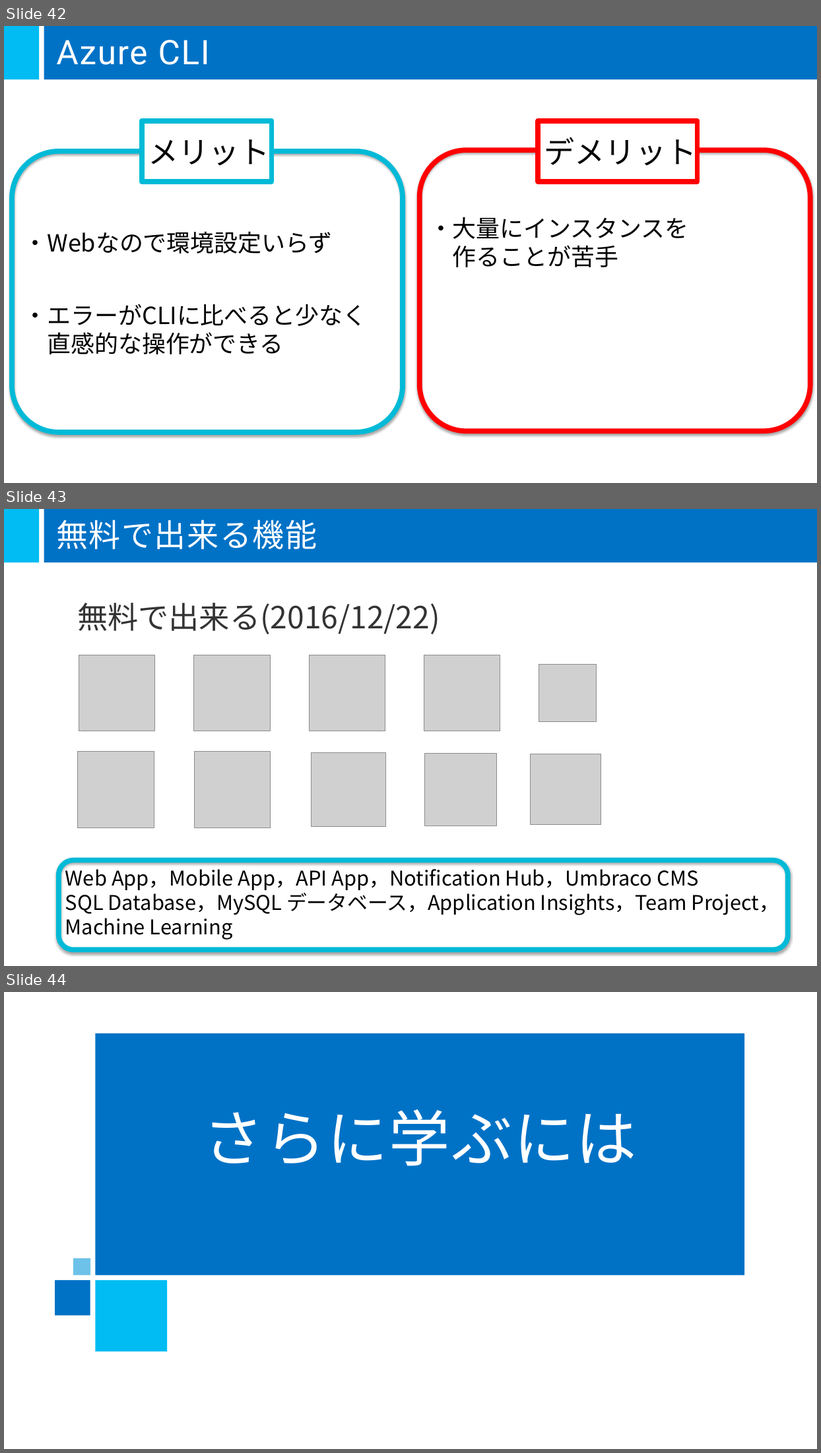
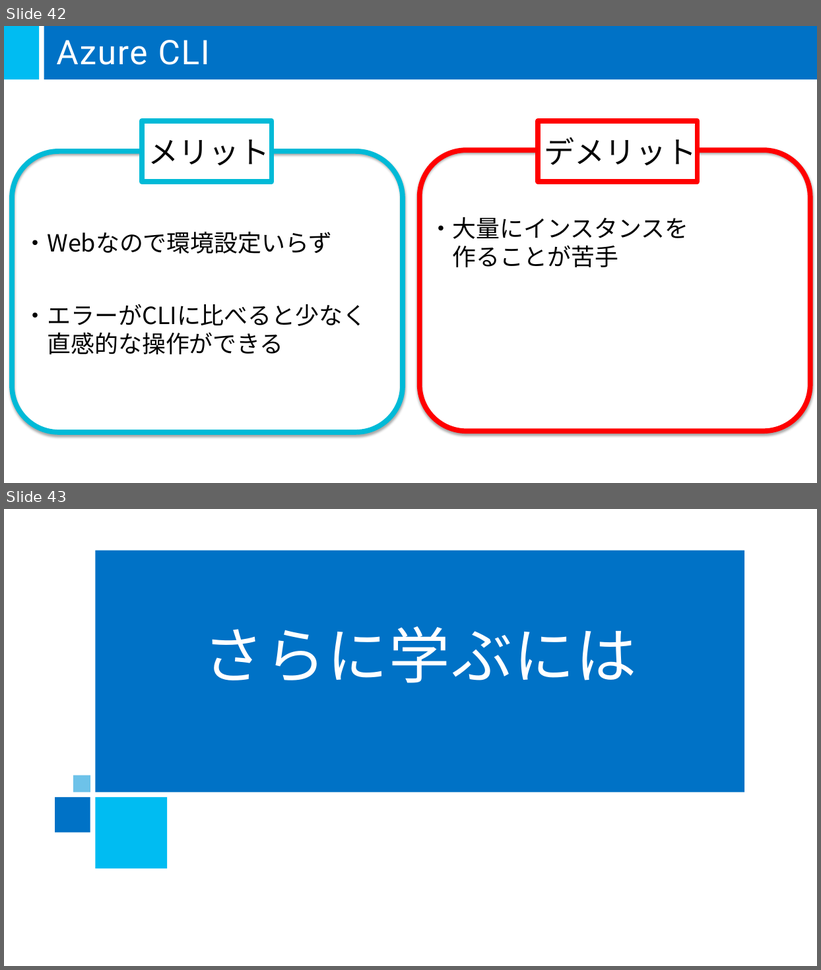
Before and after one commit to mspjp/20161223handonGifu, a slide deck: azure_functional_document/gifuAzure.pptx. Shown one above the other, each under a label of ours: slides 42, 43 and 44 before the commit, slides 42 and 43 after it. The pictures are 821x1453 and 821x970 pixels, drawn with LibreOffice and Linux fonts; fonts in the diff are those of the drawing; grey boxes stand for pictures; background and template pictures are left out. Boxes give left, top, right and bottom in pixels: in the first picture for what was removed or moved away, otherwise in the second. Text is boxed around its words. In the diff, an @@ line names an element or a change of style, - is before the commit and + after.

```diff
--- a/azure_functional_document/gifuAzure.pptx
+++ b/azure_functional_document/gifuAzure.pptx
@@ slide 43 removed at (4,509,817,966), background #FFFFFF; not listed: 2 template elements that a slide beside it also shows @@
@@ title removed at (56,520,317,549) @@
-無料で出来る機能
@@ text removed at (77,603,440,634) @@
-無料で出来る(2016/12/22)
@@ picture removed at (79,655,155,731) @@
@@ picture removed at (193,655,270,731) @@
@@ picture removed at (309,655,385,731) @@
@@ picture removed at (424,655,500,731) @@
@@ picture removed at (539,665,596,722) @@
@@ picture removed at (78,752,154,828) @@
@@ picture removed at (194,752,271,828) @@
@@ picture removed at (312,753,386,827) @@
@@ picture removed at (425,754,497,826) @@
@@ picture removed at (531,755,601,824) @@
@@ rounded rectangle removed at (59,860,789,950) @@
@@ text removed at (65,865,780,940) @@
-Web App，Mobile App，API App，Notification Hub，Umbraco CMS
-SQL Database，MySQL データベース，Application Insights，Team Project，
-Machine Learning
@@ what was slide 44 is now slide 43 @@
```
Also in this commit, not shown: 2 other files.
